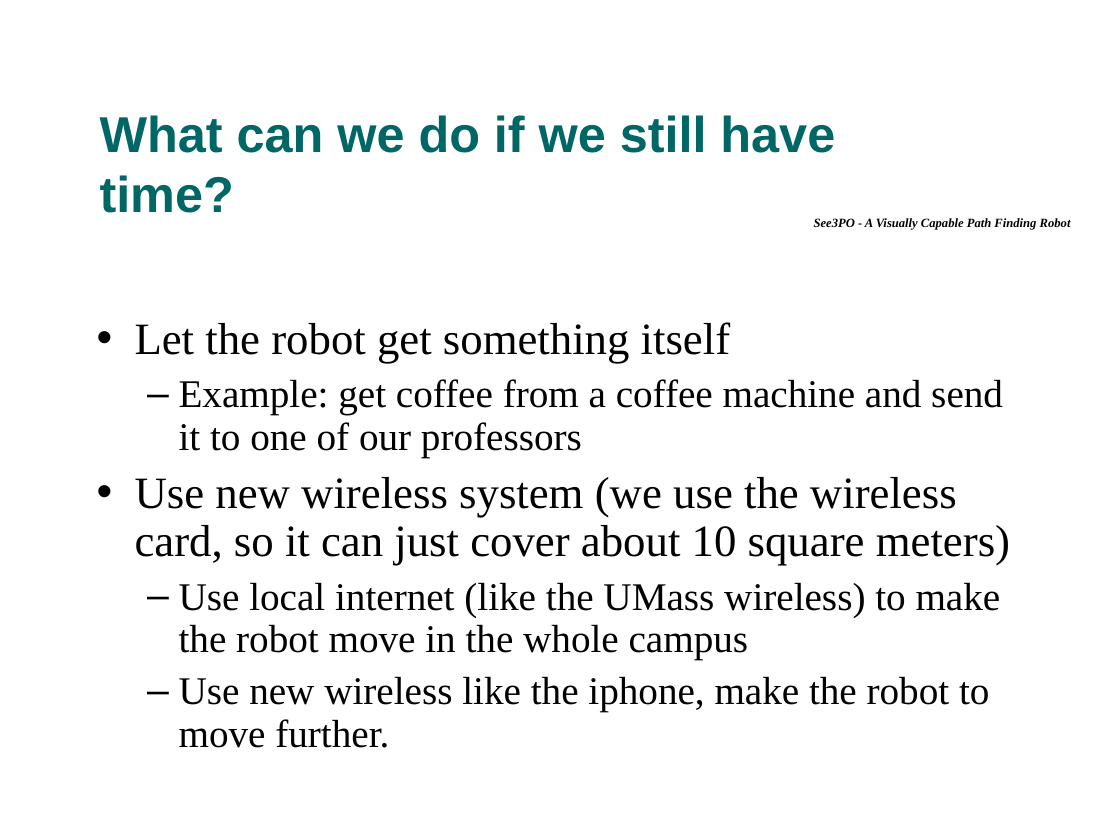
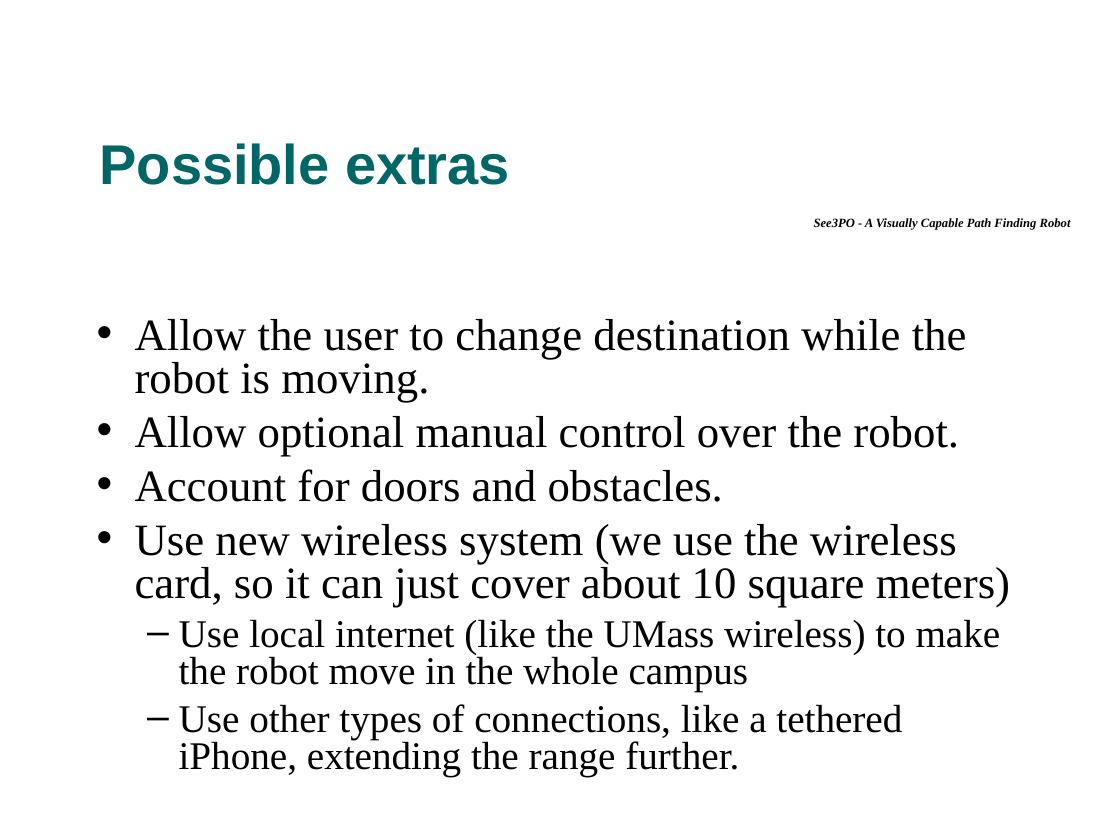
Before and after one commit to tkram01/see3po, a slide deck: slide 24 of Documents/PresentationFinal.ppt (slide 20 before the commit). Drawn at 1120x840 pixels with LibreOffice and Linux fonts; fonts in the diff are those of the drawing; background and template pictures are left out. Boxes give left, top, right and bottom in pixels: in the first picture for what was removed or moved away, otherwise in the second. Text is boxed around its words. In the diff, an @@ line names an element or a change of style, - is before the commit and + after.

```diff
--- a/Documents/PresentationFinal.ppt
+++ b/Documents/PresentationFinal.ppt
@@ title at box(100, 143, 510, 185): text changed; size 36 to 40 pt @@
-What can we do if we still have time?
+Possible extras
@@ text at box(135, 319, 967, 502): text changed; size 28 to 32 pt @@
-• Let the robot get something itself
-  – Example: get coffee from a coffee machine and send it to one of our professors
+• Allow the user to change destination while the robot is moving.
+• Allow optional manual control over the robot.
+• Account for doors and obstacles.
@@ text at box(135, 524, 1010, 692): line spacing 0.9 to 0.8 @@
@@ text at box(179, 704, 902, 777): text changed @@
-  – Use new wireless like the iphone, make the robot to move further.
+  – Use other types of connections, like a tethered iPhone, extending the range further.
```
Also in this commit, not shown: 8 other slides changed, 5 slides added, 1 slide removed.
